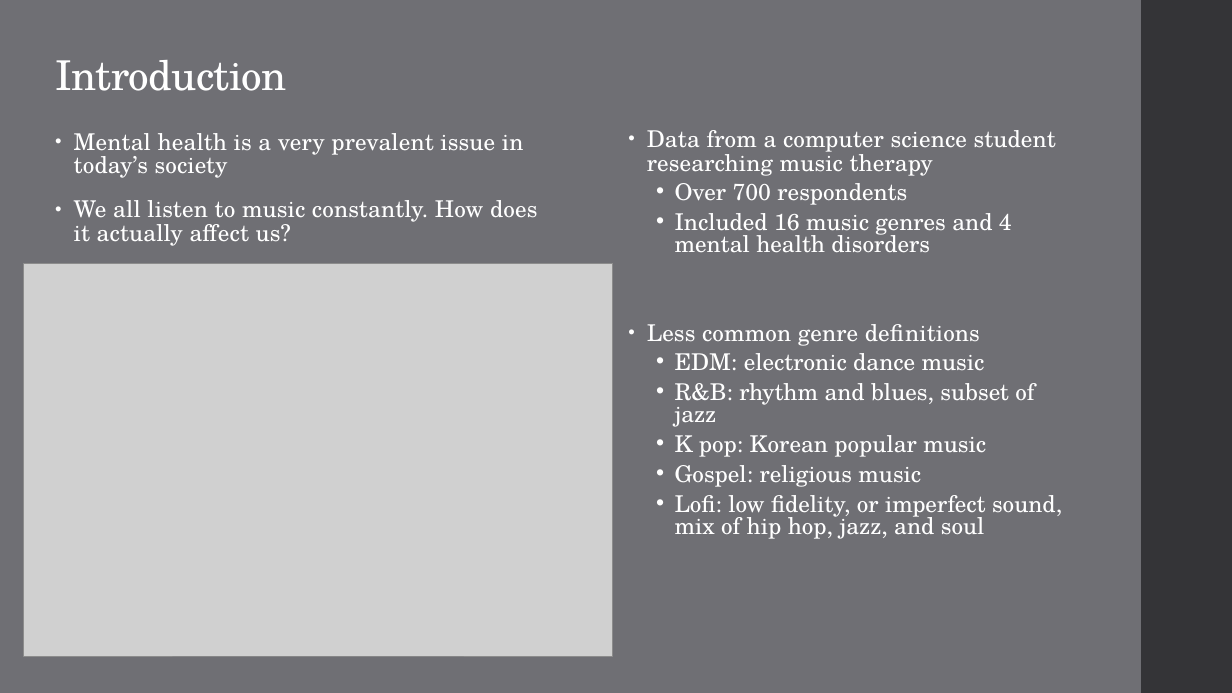
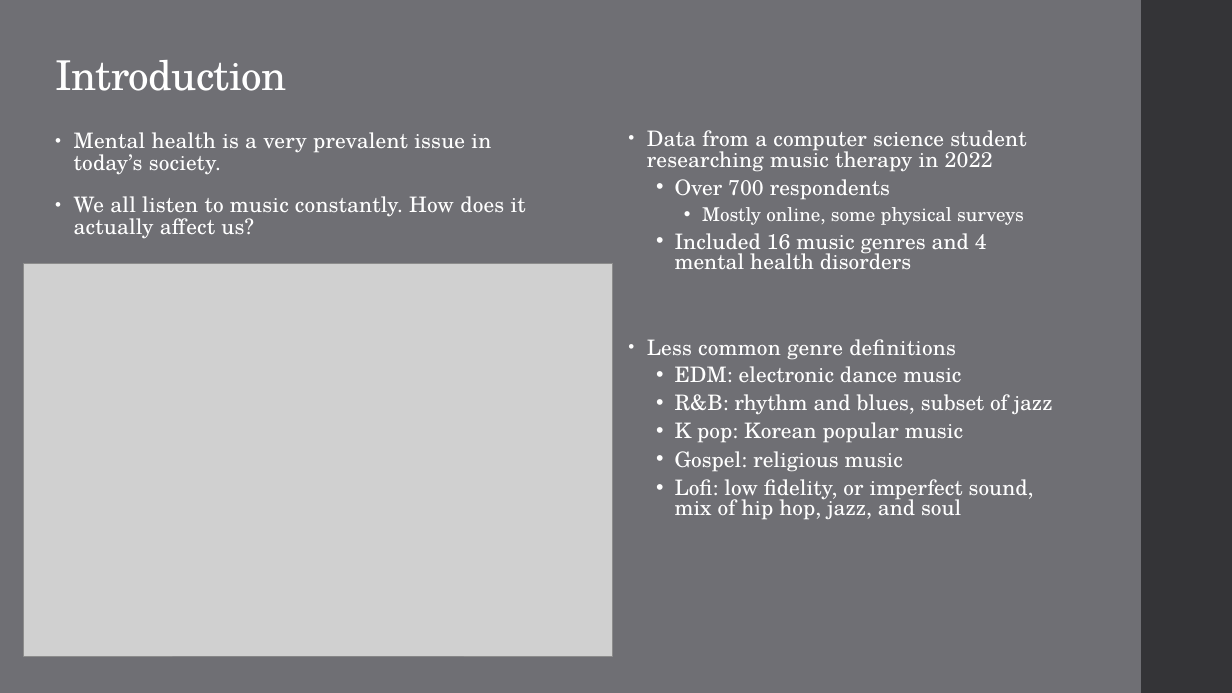
Before and after one commit to TheWizler/project1_group_10, a slide deck: slide 2 of Sarah's_work/Project 1 Presentation copy.pptx. Drawn at 1232x693 pixels with LibreOffice and Linux fonts; fonts in the diff are those of the drawing; grey boxes stand for pictures. Boxes give left, top, right and bottom in pixels: in the first picture for what was removed or moved away, otherwise in the second. Text is boxed around its words. In the diff, an @@ line names an element or a change of style, - is before the commit and + after.

```diff
--- a/Sarah's_work/Project 1 Presentation copy.pptx
+++ b/Sarah's_work/Project 1 Presentation copy.pptx
@@ text at box(74, 132, 491, 175): text changed; size 18 to 16.6 pt @@
-• Mental health is a very prevalent issue in today’s society
+• Mental health is a very prevalent issue in today’s society.
@@ text at box(647, 130, 1026, 172): text changed; size 18 to 16.6 pt @@
-• Data from a computer science student researching music therapy
+• Data from a computer science student researching music therapy in 2022
@@ text at box(647, 179, 1053, 520): size 18 to 16.6 pt in "Over 700 respondents", "Included 16 music genres and 4 mental ...", "Less common genre definitions", "EDM: electronic dance music" and 4 more places @@
@@ text at box(74, 196, 526, 238): size 18 to 16.6 pt in "We all listen to music constantly. How ..." @@
@@ text at box(702, 207, 1024, 225): paragraph added @@
+    • Mostly online, some physical surveys
```
Also in this commit, not shown: 6 other slides changed, 5 other files.
